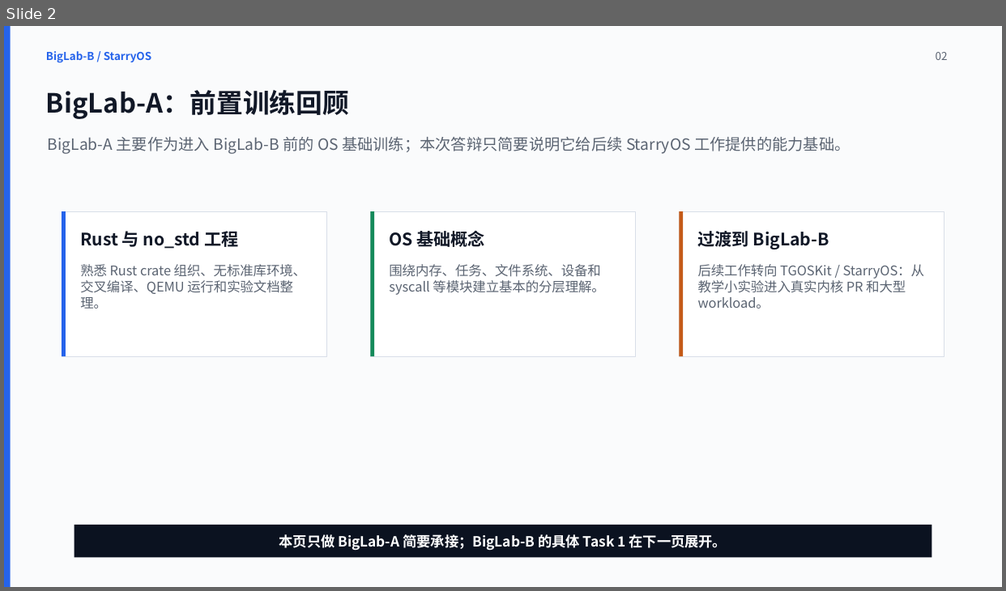
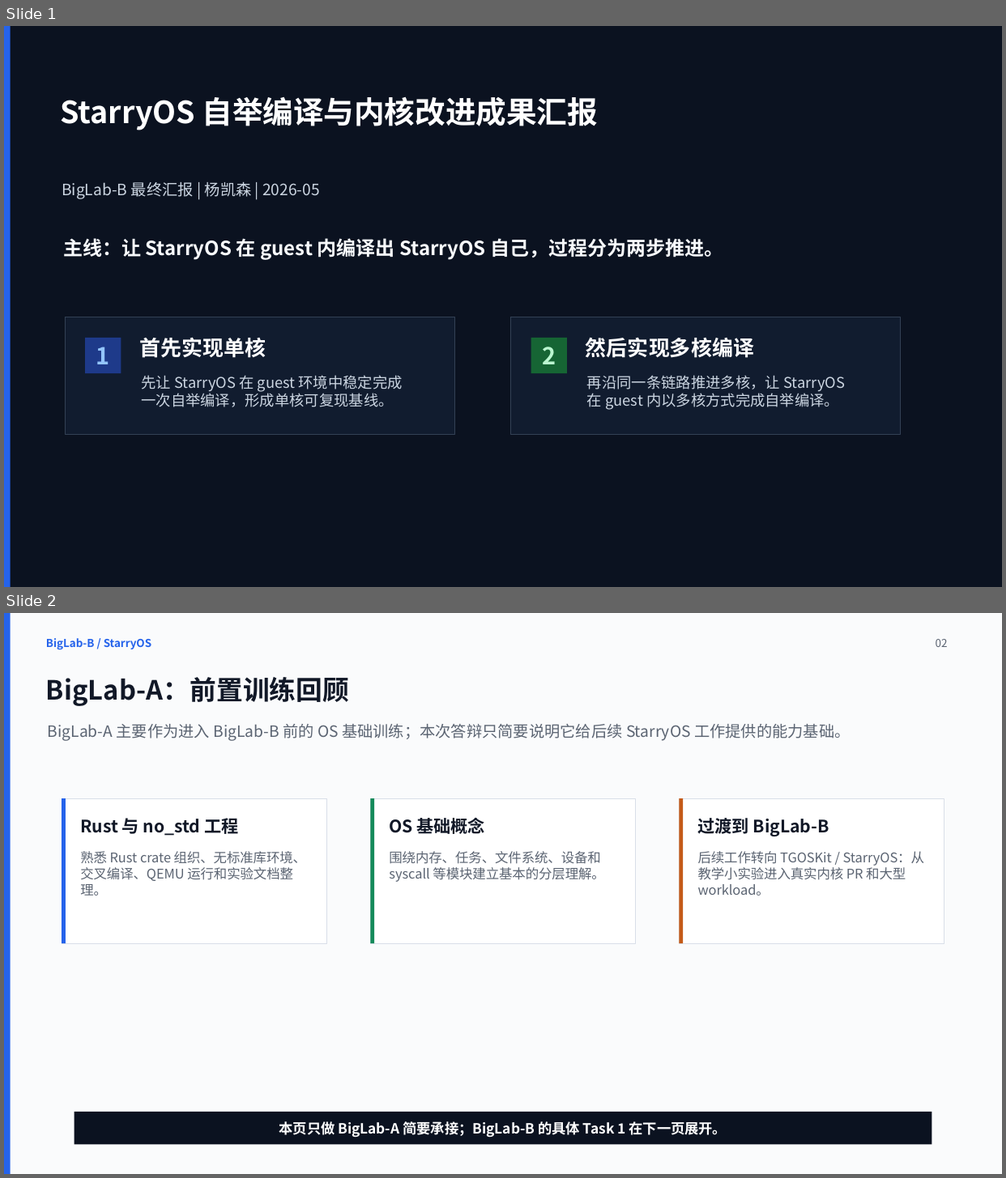
Before and after one commit to yks23/Auto-OS, a slide deck: showtime-2/final/biglab-b-final-yang-kaisen-minimal.pptx. Shown one above the other, each under a label of ours: slide 2 before the commit, slides 1 and 2 after it. The pictures are 1006x591 and 1006x1178 pixels, drawn with LibreOffice and Linux fonts; fonts in the diff are those of the drawing. Boxes give left, top, right and bottom in pixels: in the first picture for what was removed or moved away, otherwise in the second. Text is boxed around its words. In the diff, an @@ line names an element or a change of style, - is before the commit and + after.

```diff
--- a/showtime-2/final/biglab-b-final-yang-kaisen-minimal.pptx
+++ b/showtime-2/final/biglab-b-final-yang-kaisen-minimal.pptx
@@ slide 1 added at [4, 26, 1002, 587], background #0B1220 @@
@@ rectangle added at [4, 26, 10, 587], fill #2563EB @@
@@ text added at [60, 97, 598, 130], 29.2 pt, text #FFFFFF, bold @@
+StarryOS 自举编译与内核改进成果汇报
@@ text added at [62, 182, 320, 199], 15 pt, text #CBD5E1 @@
+BigLab-B 最终汇报 | 杨凯森 | 2026-05
@@ text added at [63, 238, 723, 260], 18.8 pt, text #F8FAFC, bold @@
+主线：让 StarryOS 在 guest 内编译出 StarryOS 自己，过程分为两步推进。
@@ rectangle added at [65, 318, 454, 435], fill #111C2F, outline #334155 0.75 pt @@
@@ rectangle added at [85, 338, 121, 374], fill #1E3A8A, 22.5 pt, text #93C5FD, bold @@
+1
@@ text added at [139, 337, 266, 358], 20.2 pt, text #FFFFFF, bold @@
+首先实现单核
@@ rectangle added at [511, 318, 901, 435], fill #111C2F, outline #334155 0.75 pt @@
@@ rectangle added at [531, 338, 567, 374], fill #166534, 22.5 pt, text #BBF7D0, bold @@
+2
@@ text added at [586, 337, 754, 358], 20.2 pt, text #FFFFFF, bold @@
+然后实现多核编译
@@ text added at [141, 375, 403, 408], 14.2 pt, text #CBD5E1 @@
+先让 StarryOS 在 guest 环境中稳定完成一次自举编译，形成单核可复现基线。
@@ text added at [587, 375, 845, 410], 14.2 pt, text #CBD5E1 @@
+再沿同一条链路推进多核，让 StarryOS 在 guest 内以多核方式完成自举编译。
```
Also in this commit, not shown: 1 slide removed, 7 other files.
